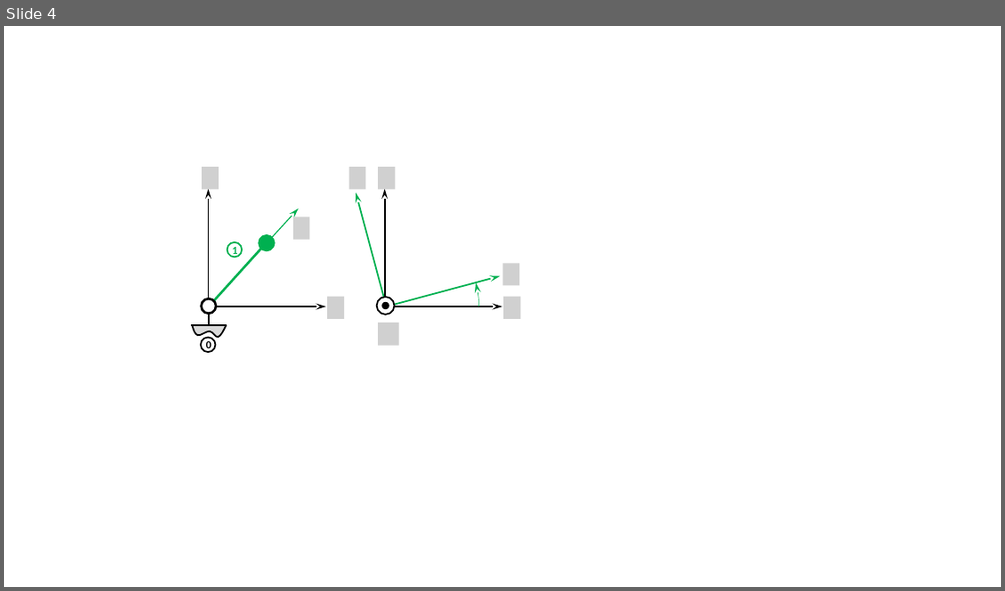
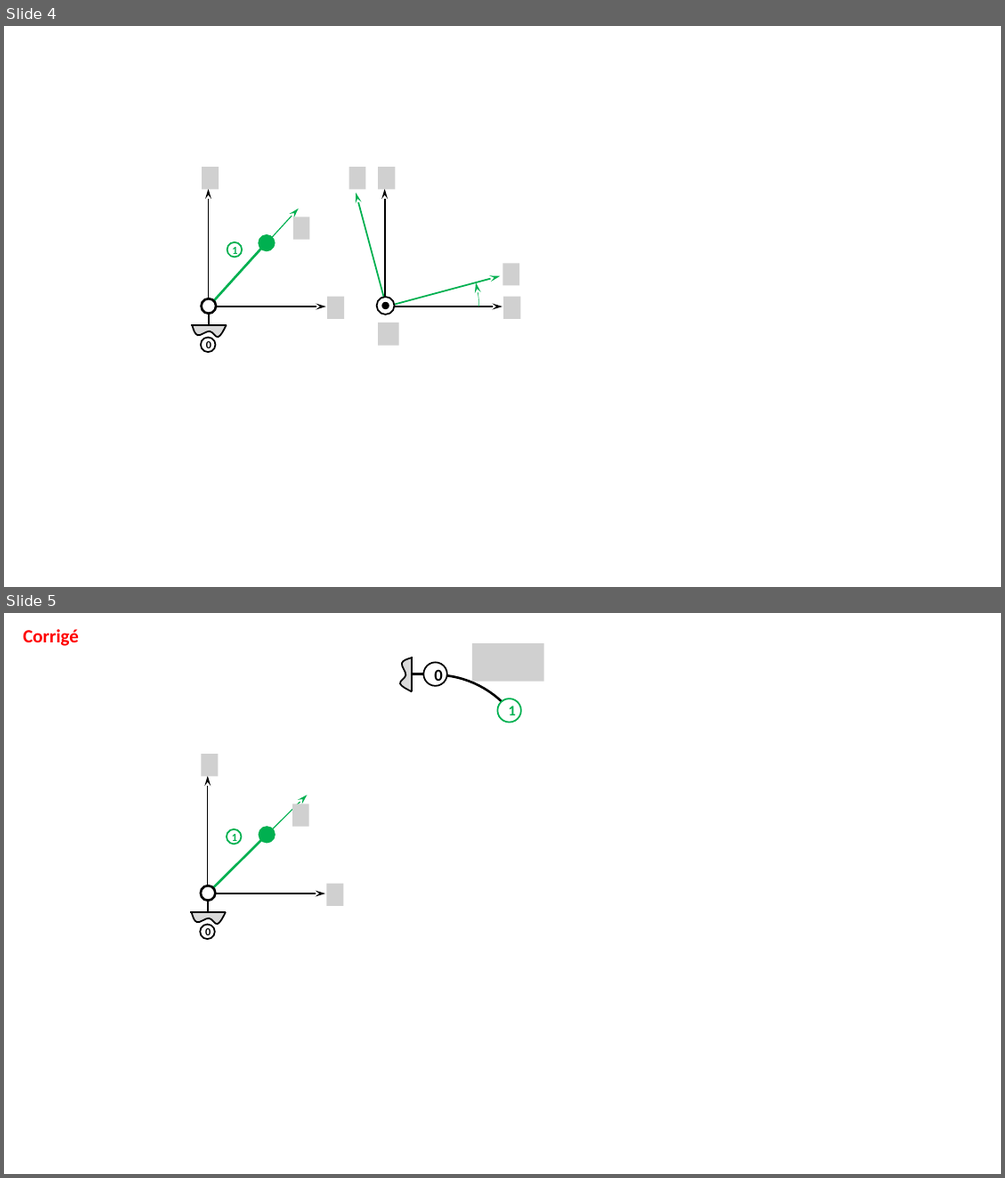
Before and after one commit to xpessoles/ExercicesCompetences, a slide deck: MecanismesDeBase/Figures.pptx. Shown one above the other, each under a label of ours: slide 4 before the commit, slides 4 and 5 after it. The pictures are 1005x591 and 1005x1178 pixels, drawn with LibreOffice and Linux fonts; fonts in the diff are those of the drawing; grey boxes stand for pictures; background and template pictures are left out. Boxes give left, top, right and bottom in pixels: in the first picture for what was removed or moved away, otherwise in the second. Text is boxed around its words. In the diff, an @@ line names an element or a change of style, - is before the commit and + after.

```diff
--- a/MecanismesDeBase/Figures.pptx
+++ b/MecanismesDeBase/Figures.pptx
@@ slide 5 added at (4, 613, 1001, 1174), background #FFFFFF @@
@@ text added at (23, 629, 79, 646), 18 pt, text #FF0000, bold @@
+Corrigé
@@ group added at (336, 657, 532, 871): 2 lines, 2 ellipses, 1 arc (boxed as its full ellipse), 1 freeform shape @@
+1
+0
@@ picture added at (472, 643, 544, 681) @@
@@ group added at (190, 754, 343, 939): 4 ellipses, 3 arrows, 3 lines, 3 pictures, 1 freeform shape @@
+0
+1
```
Also in this commit, not shown: 1 slide changed, 4 other files.
